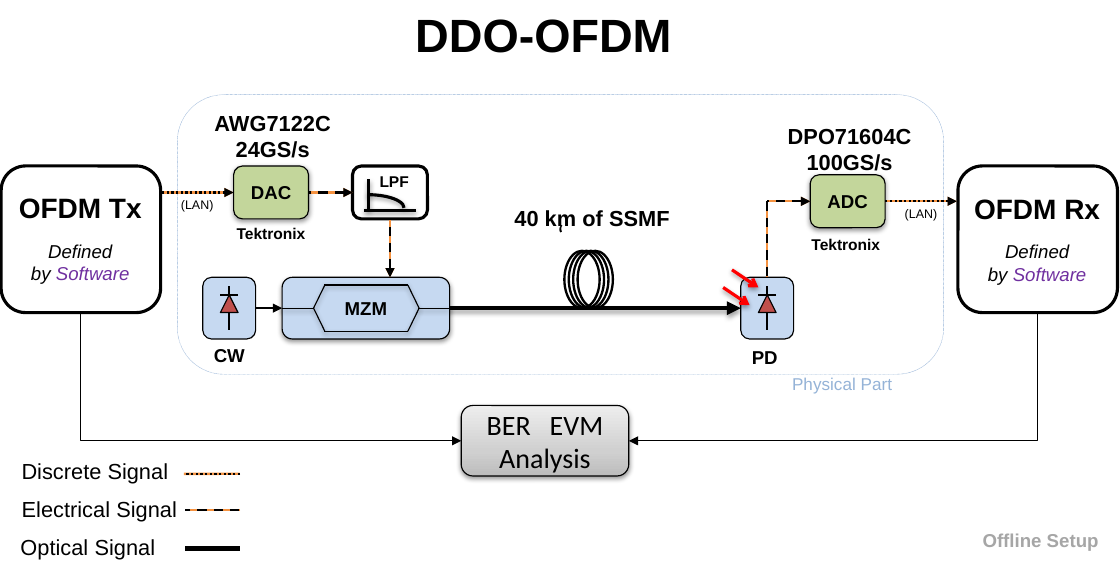
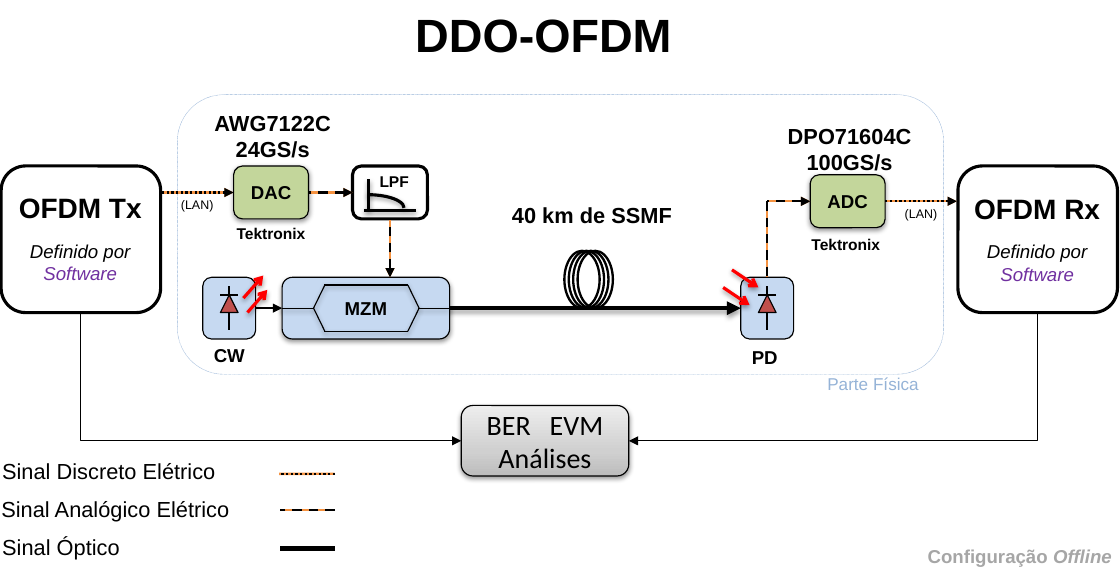
Before and after one commit to thmalmeida/masterThesis, a slide deck: slide 1 of Figures/DDO-OFDM - diagrama.pptx. Drawn at 1120x573 pixels with LibreOffice and Linux fonts; fonts in the diff are those of the drawing. Boxes give left, top, right and bottom in pixels: in the first picture for what was removed or moved away, otherwise in the second. Text is boxed around its words. In the diff, an @@ line names an element or a change of style, - is before the commit and + after.

```diff
--- a/Figures/DDO-OFDM - diagrama.pptx
+++ b/Figures/DDO-OFDM - diagrama.pptx
@@ text in rounded rectangle at box(177, 95, 943, 375): text removed @@
-‘
@@ text at box(512, 207, 672, 224): text changed @@
-40 km of SSMF
+40 km de SSMF
@@ text at box(30, 244, 130, 280): text changed @@
-Defined
-by Software
+Definido por Software
@@ text at box(987, 244, 1087, 281): text changed @@
-Defined
-by Software
+Definido por Software
@@ arrow added from (243, 298) to (263, 276), #FF0000 2 pt @@
@@ arrow added from (248, 312) to (268, 290), #FF0000 2 pt @@
@@ text at box(827, 377, 919, 390): text changed @@
-Physical Part
+Parte Física
@@ text in rounded rectangle at box(498, 448, 591, 468): text changed @@
-Analysis
+Análises
@@ text at box(2, 463, 216, 480): text changed @@
-Discrete Signal
+Sinal Discreto Elétrico
@@ 5 lines: place and size @@
-5 lines at box(184, 474, 240, 549)
+5 lines at box(279, 474, 335, 549)
@@ text at box(1, 501, 230, 521): text changed @@
-Electrical Signal
+Sinal Analógico Elétrico
@@ text at box(2, 538, 120, 560): text changed @@
-Optical Signal
+Sinal Óptico
@@ text at box(928, 549, 1112, 567): text changed @@
-Offline Setup
+Configuração Offline
```
Also in this commit, not shown: 22 other files.
